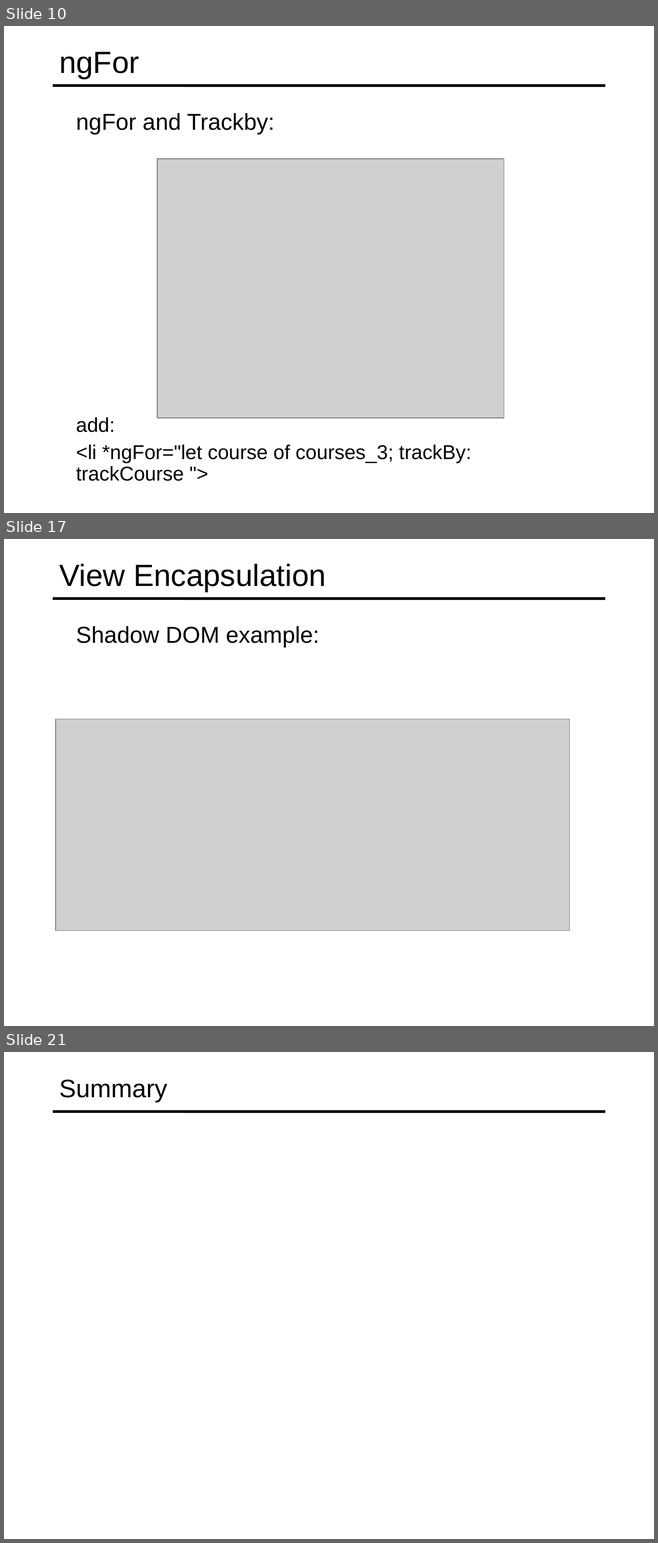
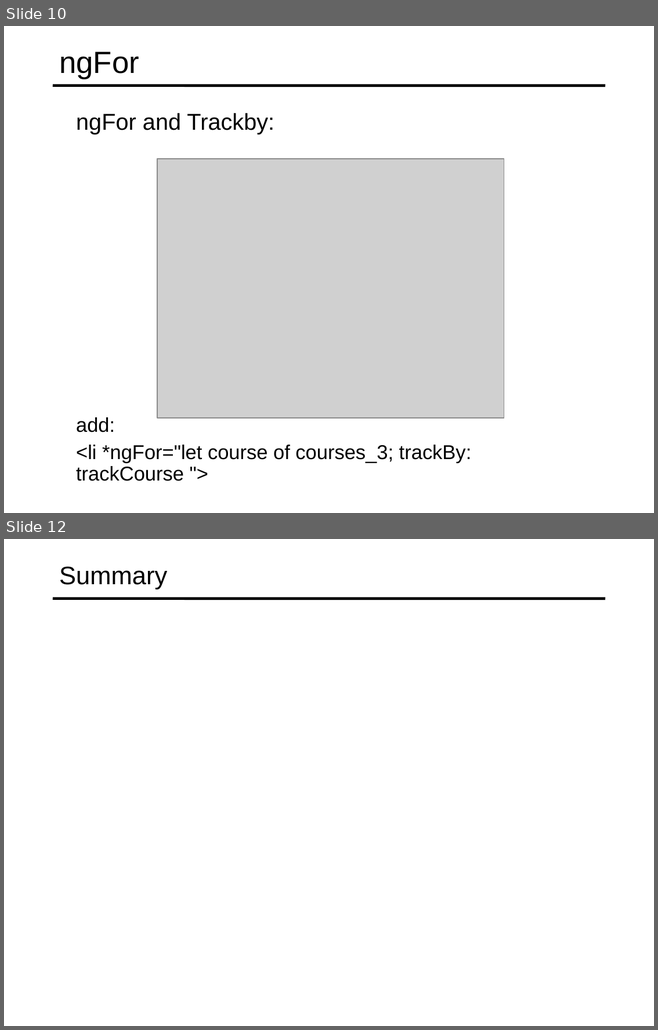
Before and after one commit to specter01wj/Jago_Link_Training, a slide deck: Angular/Angular7/Angular Advanced Course/Essentials/4.Directives/L4_Directives.ppt. Shown one above the other, each under a label of ours: slides 10, 17 and 21 before the commit, slides 10 and 12 after it; the slides between them are not shown. The pictures are 658x1543 and 658x1030 pixels, drawn with LibreOffice and Linux fonts; fonts in the diff are those of the drawing; grey boxes stand for pictures. Boxes give left, top, right and bottom in pixels: in the first picture for what was removed or moved away, otherwise in the second. Text is boxed around its words. In the diff, an @@ line names an element or a change of style, - is before the commit and + after.

```diff
--- a/Angular/Angular7/Angular Advanced Course/Essentials/4.Directives/L4_Directives.ppt
+++ b/Angular/Angular7/Angular Advanced Course/Essentials/4.Directives/L4_Directives.ppt
@@ slide 17 removed at bbox=[4, 539, 654, 1026], background #FFFFFF; not listed: 1 template element that a slide beside it also shows @@
@@ title removed at bbox=[59, 563, 326, 592] @@
-View Encapsulation
@@ text removed at bbox=[76, 626, 319, 647] @@
-  Shadow DOM example:
@@ picture removed at bbox=[56, 719, 569, 931] @@
@@ what was slide 21 is now slide 12 @@
```
Also in this commit, not shown: 1 slide added, 9 other slides removed.
